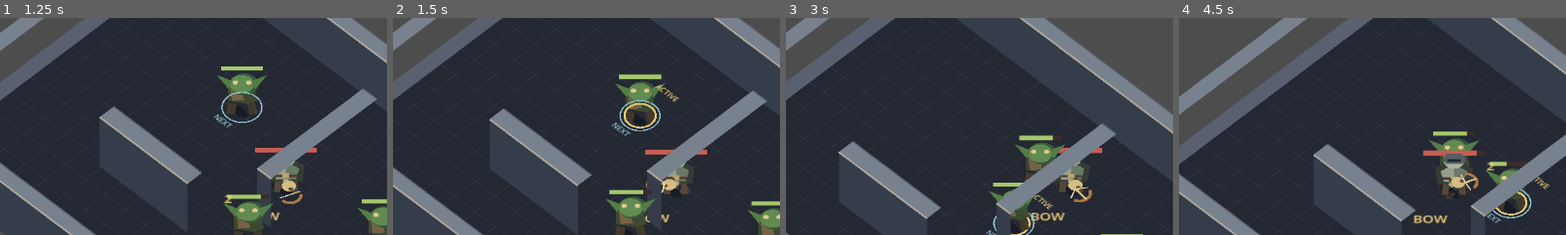
Above: before the commit, frames 1-4 (left to right).
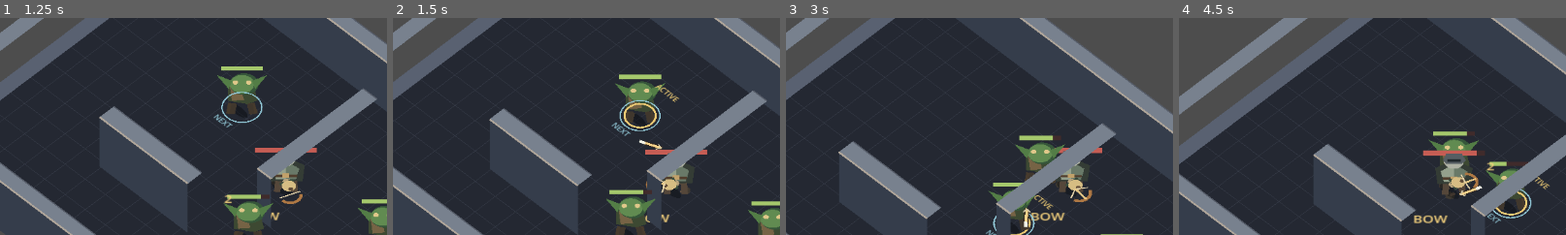
Above: after the commit, the same moments.

Repository: Jonty303/Project-Gauntlands
Game: Godot game, scene res://scenes/main.tscn
The game is run twice, just before and just after one commit, with the same random seed, the same clock (stepped at 60 frames per second) and the same inputs.
Inputs (mouse positions are % of the whole screen's width and height, from its top left):
- Up to frame 1 (1.25 s): tap Enter (ui_accept) at 0.5 s; drag from (9, 85) to (60, 28) at 0.52 s
- Up to frame 2 (1.5 s): drag from (92, 86) to (45, 70) at 1.27 s
- Up to frame 3 (3 s): move the mouse to (60, 28) at 2.02 s; hold D (move_right) 2.03-2.75 s; tap Q (target_previous) at 2.1 s; drag from (45, 70) to (20, 35) at 2.77 s
- Up to frame 4 (4.5 s): move the mouse to (80, 65) at 3.52 s; hold A (move_left) 3.53-4.25 s; hold Space (attack) 3.53-4.25 s; tap Enter (ui_accept) at 3.77 s; drag from (20, 35) to (35, 25) at 4.27 s
The pictures show only the part of the screen within x 14-64%, y 11-61%; the shares and areas given below are measured in that part.

Frame 1 is identical in both runs. In frame 2, 0.1% of the frame differs, in the area x 63-70%, y 55-61%; in frame 3, 0.1%, in the area x 61-64%, y 87-97%; in frame 4, 0.1%.

Commit message:
Render arrows above dungeon walls throughout connected rooms

Diff:
--- a/scripts/arrow.gd
+++ b/scripts/arrow.gd
@@ -5,6 +5,11 @@
 var direction: Vector2 = Vector2.RIGHT
 var speed: float = 420.0
 var lifetime: float = 2.8
+
+func _ready() -> void:
+    # Projectiles must not be buried beneath raised walls and floor geometry.
+    z_index = 2
+
 
 func _physics_process(delta: float) -> void:
     var previous: Vector2 = global_position
@@ -46,6 +51,11 @@
     queue_redraw()
 
 func _draw() -> void:
+    # Compensate for the camera's rotation so the shaft remains readable.
+    draw_set_transform(Vector2.ZERO, -PI / 4.0)
     draw_line(-direction * 13.0, direction * 14.0, Color("#33271f"), 7.0)
     draw_line(-direction * 13.0, direction * 14.0, Color("#f4d28b"), 4.0)
     draw_line(direction * 12.0, direction * 21.0, Color("#f4f4e6"), 5.0)
+    draw_line(-direction * 12.0, -direction * 6.0 + direction.orthogonal() * 5.0, Color("#d2c8a8"), 2.0)
+    draw_line(-direction * 12.0, -direction * 6.0 - direction.orthogonal() * 5.0, Color("#d2c8a8"), 2.0)
+    draw_set_transform(Vector2.ZERO)
